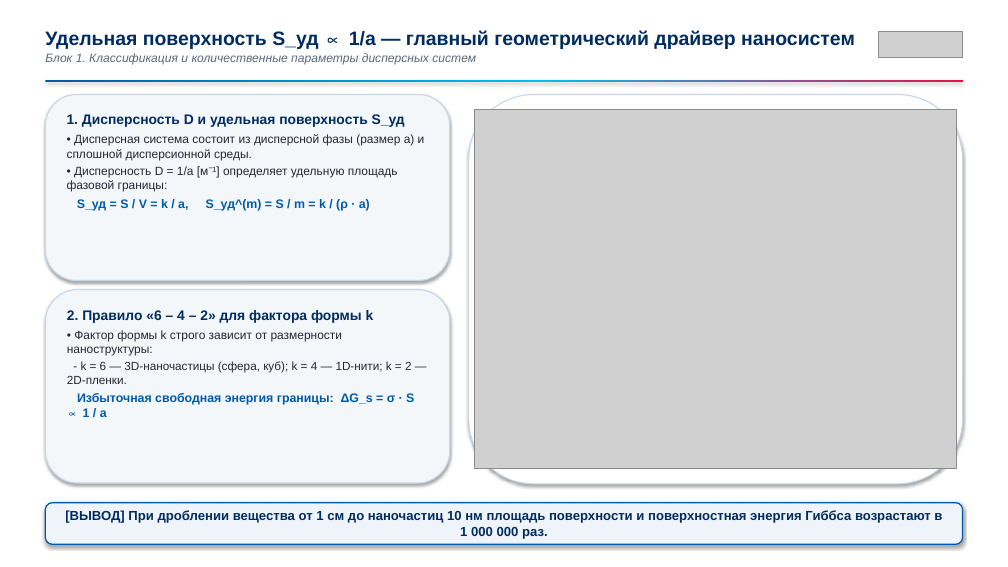
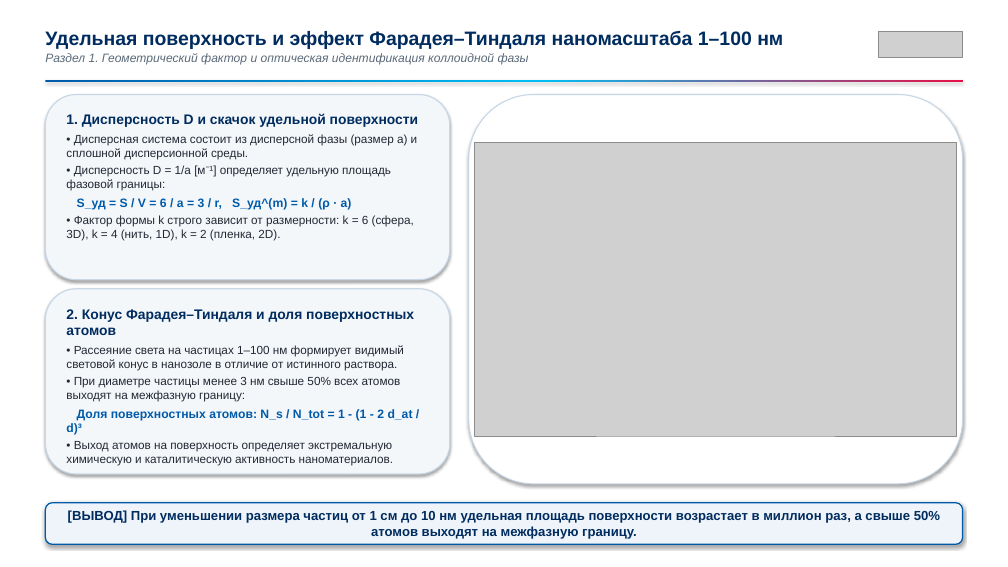
Before and after one commit to brattri3/nanophysics-course, a slide deck: slide 5 of course_materials/semester_4/lectures/lecture_03_colloids.pptx (slide 4 before the commit). Drawn at 1008x567 pixels with LibreOffice and Linux fonts; fonts in the diff are those of the drawing; grey boxes stand for pictures. Boxes give left, top, right and bottom in pixels: in the first picture for what was removed or moved away, otherwise in the second. Text is boxed around its words. In the diff, an @@ line names an element or a change of style, - is before the commit and + after.

Commit message:
feat(lecture-03): add 26-slide PPTX deck, figures, and 1920x1080 slide previews

```diff
--- a/course_materials/semester_4/lectures/lecture_03_colloids.pptx
+++ b/course_materials/semester_4/lectures/lecture_03_colloids.pptx
@@ text at (45,30,783,64): text changed; size 18.5 to 11.5 pt; text colour #002C5F to #5A6978; bold off; italic on @@
-Удельная поверхность S_уд ∝ 1/a — главный геометрический драйвер наносистем
-Блок 1. Классификация и количественные параметры дисперсных систем
+Удельная поверхность и эффект Фарадея–Тиндаля наномасштаба 1–100 нм
+Раздел 1. Геометрический фактор и оптическая идентификация коллоидной фазы
@@ text in rounded rectangle at (66,113,419,127): text changed @@
-1. Дисперсность D и удельная поверхность S_уд
+1. Дисперсность D и скачок удельной поверхности
@@ text in rounded rectangle at (66,134,418,191): size 11.4 to 11.2 pt in "• Дисперсная система состоит из дисперсной фазы ...", "• Дисперсность D = 1/a [м⁻¹] определяет ..." @@
@@ picture: place and size @@
-picture at (475,110,957,470)
+picture at (475,142,957,436)
@@ text in rounded rectangle at (66,198,414,241): text changed; size 11.8 to 11.2 pt; text colour #005AAA to #242834; bold off @@
-S_уд = S / V = k / a, S_уд^(m) = S / m = k / (ρ · a)
+S_уд = S / V = 6 / a = 3 / r, S_уд^(m) = k / (ρ · a)
+• Фактор формы k строго зависит от размерности: k = 6 (сфера, 3D), k = 4 (нить, 1D), k = 2 (пленка, 2D).
@@ rounded rectangle "2. Конус Фарадея–Тиндаля и доля ...": place and size @@
-rounded rectangle "2. Конус Фарадея–Тиндаля и доля ..." at (45,290,450,483)
+rounded rectangle "2. Конус Фарадея–Тиндаля и доля ..." at (45,289,450,474)
@@ text in rounded rectangle at (66,309,414,466): text changed @@
-2. Правило «6 – 4 – 2» для фактора формы k
-• Фактор формы k строго зависит от размерности наноструктуры:
-- k = 6 — 3D-наночастицы (сфера, куб); k = 4 — 1D-нити; k = 2 — 2D-пленки.
-Избыточная свободная энергия границы: ΔG_s = σ · S ∝ 1 / a
+2. Конус Фарадея–Тиндаля и доля поверхностных атомов
+• Рассеяние света на частицах 1–100 нм формирует видимый световой конус в нанозоле в отличие от истинного раствора.
+• При диаметре частицы менее 3 нм свыше 50% всех атомов выходят на межфазную границу:
+Доля поверхностных атомов: N_s / N_tot = 1 - (1 - 2 d_at / d)³
+• Выход атомов на поверхность определяет экстремальную химическую и каталитическую активность наноматериалов.
@@ text in rounded rectangle at (68,510,940,539): text changed @@
-[ВЫВОД] При дроблении вещества от 1 см до наночастиц 10 нм площадь поверхности и поверхностная энергия Гиббса возрастают в 1 000 000 раз.
+[ВЫВОД] При уменьшении размера частиц от 1 см до 10 нм удельная площадь поверхности возрастает в миллион раз, а свыше 50% атомов выходят на межфазную границу.
```
Also in this commit, not shown: 6 other slides changed, 19 slides added, 10 slides removed, 33 other files.
